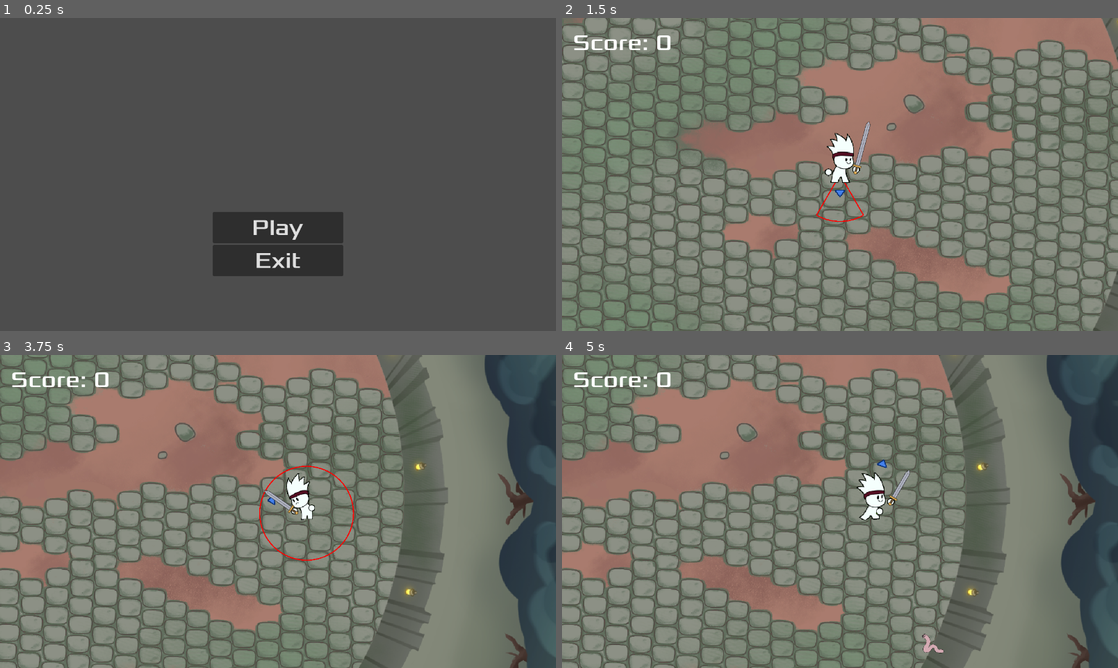
Above: before the commit, frames 1-4 (two rows, left to right).
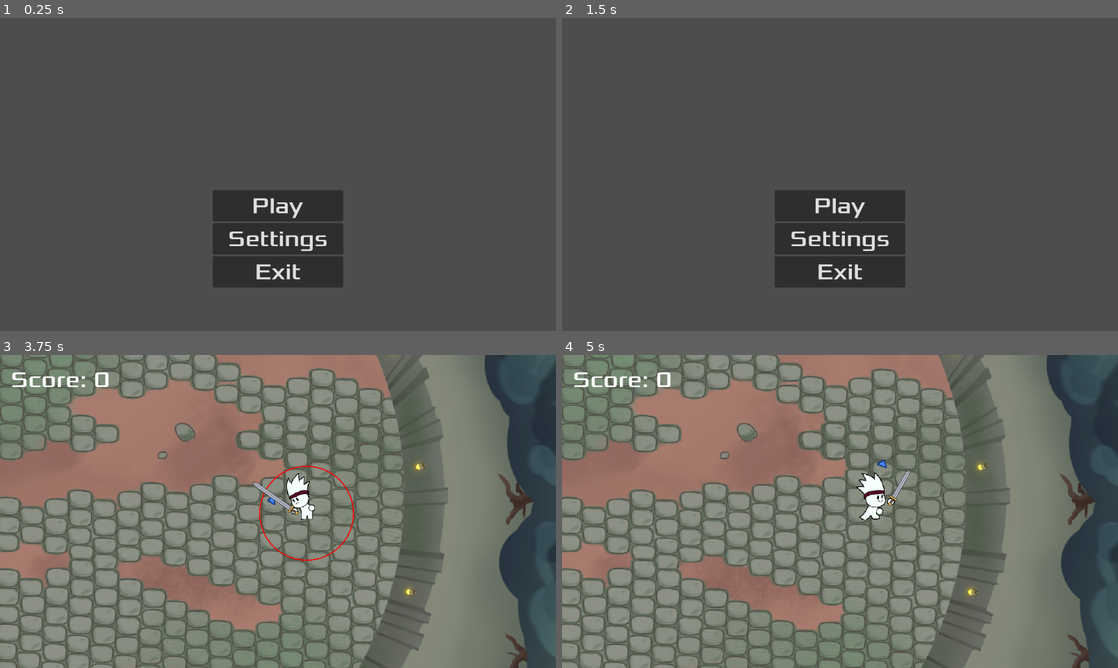
Above: after the commit, the same moments.

Repository: freddder/GMTK_Jam_2024
Game: Godot game, scene res://scenes/main_menu.tscn
Two runs of this game, one before a commit and one after it. Both use one fixed random seed, a clock stepped at 60 frames per second and the inputs below. Sound files missing from this copy of the repository are replaced by a short silence.
Inputs (mouse positions are in pixels of both pictures, inside the frame that each line leads up to):
- Up to frame 1 (0.25 s): no input
- Up to frame 2 (1.5 s): click (840, 240) at 0.5 s, where only the run after the commit has a clickable "Settings"; click (840, 224) at 1.25 s, where only the run after the commit has a clickable "Back"
- Up to frame 3 (3.75 s): click (278, 542) at 2 s, where only the run after the commit has a clickable "Play"; move the mouse to (400, 495) at 2.77 s; hold D (move_right) 2.78-3.53 s; hold Shift (dash) 2.78-3.53 s; move the mouse to (166, 527) at 3.52 s; hold S (move_down) from 3.53 s (still down); tap Space (heavy_attack) at 3.6 s
- Up to frame 4 (5 s): move the mouse to (895, 442) at 4.27 s; release S (move_down) at 4.28 s; hold D (move_right) from 4.28 s (still down); click (895, 442) at 4.35 s

The runs differ from the first frame. In frame 1, 3.5% of the frame differs, in the area x 38-62%, y 55-86%; in frame 2, 86%, in the area x 0-100%, y 0-100%; in frame 3, less than 0.1%; in frame 4, less than 0.1%.

Commit message:
settings menu with volume slider

Diff:
--- a/scenes/main_menu.tscn
+++ b/scenes/main_menu.tscn
@@ -1,7 +1,8 @@
-[gd_scene load_steps=6 format=3 uid="uid://d04rb4qsoiyfe"]
+[gd_scene load_steps=7 format=3 uid="uid://d04rb4qsoiyfe"]
 
 [ext_resource type="Script" path="res://scripts/main_menu.gd" id="1_e5ys8"]
 [ext_resource type="Theme" uid="uid://bkbdw0jadsuqp" path="res://content/ui/default_theme.tres" id="1_mnbn2"]
+[ext_resource type="PackedScene" uid="uid://b581mq5i0olgm" path="res://scenes/settings_menu.tscn" id="3_lrfn7"]
 [ext_resource type="AudioStream" uid="uid://yvp61qar4qc" path="res://music/intro-theme.wav" id="3_o4xmn"]
 
 [sub_resource type="InputEventAction" id="InputEventAction_ako2q"]
@@ -38,11 +39,19 @@
 text = "Play
 "
 
+[node name="SettingsButton" type="Button" parent="HUD/ButtonsContainer"]
+layout_mode = 2
+theme = ExtResource("1_mnbn2")
+text = "Settings
+"
+
 [node name="ExitButton" type="Button" parent="HUD/ButtonsContainer"]
 layout_mode = 2
 theme = ExtResource("1_mnbn2")
 text = "Exit
 "
+
+[node name="SettingsMenu" parent="." instance=ExtResource("3_lrfn7")]
 
 [node name="MenuTheme" type="AudioStreamPlayer" parent="."]
 stream = ExtResource("3_o4xmn")
@@ -50,4 +59,5 @@
 autoplay = true
 
 [connection signal="pressed" from="HUD/ButtonsContainer/PlayButton" to="." method="_on_play_button_pressed"]
+[connection signal="pressed" from="HUD/ButtonsContainer/SettingsButton" to="." method="_on_settings_button_pressed"]
 [connection signal="pressed" from="HUD/ButtonsContainer/ExitButton" to="." method="_on_exit_button_pressed"]
--- a/scenes/pause_menu.tscn
+++ b/scenes/pause_menu.tscn
@@ -1,12 +1,21 @@
-[gd_scene load_steps=4 format=3 uid="uid://brvq3ts54m1ep"]
+[gd_scene load_steps=5 format=3 uid="uid://brvq3ts54m1ep"]
 
 [ext_resource type="Script" path="res://scripts/pause_menu.gd" id="1_q243c"]
 [ext_resource type="Theme" uid="uid://bkbdw0jadsuqp" path="res://content/ui/default_theme.tres" id="2_d7j75"]
 [ext_resource type="Shortcut" uid="uid://ldicu5hglvp2" path="res://content/ui/default_button_shortcut.tres" id="3_nxt2r"]
+[ext_resource type="PackedScene" uid="uid://b581mq5i0olgm" path="res://scenes/settings_menu.tscn" id="4_bfene"]
 
 [node name="PauseMenu" type="CanvasLayer"]
 process_mode = 3
 script = ExtResource("1_q243c")
+
+[node name="ColorRect" type="ColorRect" parent="."]
+anchors_preset = 15
+anchor_right = 1.0
+anchor_bottom = 1.0
+grow_horizontal = 2
+grow_vertical = 2
+color = Color(0.145098, 0.145098, 0.145098, 0.407843)
 
 [node name="Label" type="Label" parent="."]
 anchors_preset = 8
@@ -46,10 +55,18 @@
 shortcut = ExtResource("3_nxt2r")
 text = "Resume"
 
+[node name="SettingsButton" type="Button" parent="VBoxContainer"]
+layout_mode = 2
+theme = ExtResource("2_d7j75")
+text = "Settings"
+
 [node name="QuitButton" type="Button" parent="VBoxContainer"]
 layout_mode = 2
 theme = ExtResource("2_d7j75")
 text = "Quit"
 
+[node name="SettingsMenu" parent="." instance=ExtResource("4_bfene")]
+
 [connection signal="pressed" from="VBoxContainer/ResumeButton" to="." method="_on_resume_button_pressed"]
+[connection signal="pressed" from="VBoxContainer/SettingsButton" to="." method="_on_settings_button_pressed"]
 [connection signal="pressed" from="VBoxContainer/QuitButton" to="." method="_on_quit_button_pressed"]
--- /dev/null
+++ b/scenes/settings_menu.tscn
@@ -0,0 +1,52 @@
+[gd_scene load_steps=3 format=3 uid="uid://b581mq5i0olgm"]
+
+[ext_resource type="Script" path="res://scripts/settings_menu.gd" id="1_2l747"]
+[ext_resource type="Theme" uid="uid://bkbdw0jadsuqp" path="res://content/ui/default_theme.tres" id="2_ncm81"]
+
+[node name="SettingsMenu" type="CanvasLayer"]
+script = ExtResource("1_2l747")
+
+[node name="ColorRect" type="ColorRect" parent="."]
+anchors_preset = 15
+anchor_right = 1.0
+anchor_bottom = 1.0
+grow_horizontal = 2
+grow_vertical = 2
+color = Color(0.145098, 0.145098, 0.145098, 0.407843)
+
+[node name="VBoxContainer" type="VBoxContainer" parent="."]
+anchors_preset = 8
+anchor_left = 0.5
+anchor_top = 0.5
+anchor_right = 0.5
+anchor_bottom = 0.5
+offset_left = -200.0
+offset_top = -10.0
+offset_right = 200.0
+offset_bottom = 150.0
+grow_horizontal = 2
+grow_vertical = 2
+
+[node name="Label" type="Label" parent="VBoxContainer"]
+layout_mode = 2
+size_flags_horizontal = 4
+theme = ExtResource("2_ncm81")
+text = "Volume"
+vertical_alignment = 1
+
+[node name="HSlider" type="HSlider" parent="VBoxContainer"]
+layout_mode = 2
+size_flags_vertical = 4
+max_value = 1.0
+step = 0.02
+value = 1.0
+
+[node name="Button" type="Button" parent="VBoxContainer"]
+layout_mode = 2
+size_flags_horizontal = 4
+size_flags_vertical = 4
+theme = ExtResource("2_ncm81")
+text = "Back"
+
+[connection signal="value_changed" from="VBoxContainer/HSlider" to="." method="_on_h_slider_value_changed"]
+[connection signal="pressed" from="VBoxContainer/Button" to="." method="_on_button_pressed"]
--- a/scripts/main_menu.gd
+++ b/scripts/main_menu.gd
@@ -1,9 +1,19 @@
 extends Node
+
+func _ready() -> void:
+	$SettingsMenu.hide()
 
 
 func _on_play_button_pressed() -> void:
 	get_tree().change_scene_to_file("res://scenes/main_level.tscn")
 
 
+func _on_settings_button_pressed() -> void:
+	$HUD.hide()
+	$SettingsMenu.show()
+	await $SettingsMenu.visibility_changed
+	$HUD.show()
+
+
 func _on_exit_button_pressed() -> void:
 	get_tree().quit()
--- a/scripts/pause_menu.gd
+++ b/scripts/pause_menu.gd
@@ -4,6 +4,7 @@
 
 func _ready() -> void:
 	hide()
+	$SettingsMenu.hide()
 
 
 func _input(event: InputEvent) -> void:
@@ -20,6 +21,14 @@
 	toggle_pause_game()
 
 
+func _on_settings_button_pressed() -> void:
+	hide()
+	$SettingsMenu.show()
+	await $SettingsMenu.visibility_changed
+	show()
+
+
 func _on_quit_button_pressed() -> void:
+	get_tree().call_group("enemy", "queue_free")
 	toggle_pause_game()
 	get_tree().change_scene_to_file("res://scenes/main_menu.tscn")
--- /dev/null
+++ b/scripts/settings_menu.gd
@@ -0,0 +1,17 @@
+extends CanvasLayer
+
+@export var min_volume_db: float = -30.0
+@export var max_volume_db: float = 0.0
+
+func _ready() -> void:
+	var slider_value := 1.0 - (AudioServer.get_bus_volume_db(0) / min_volume_db)
+	$VBoxContainer/HSlider.set_value_no_signal(slider_value)
+	AudioServer.set_bus_mute(0, slider_value == 0.0)
+
+
+func _on_button_pressed() -> void:
+	hide()
+
+func _on_h_slider_value_changed(value: float) -> void:
+	AudioServer.set_bus_volume_db(0, lerp(min_volume_db, max_volume_db, value))
+	AudioServer.set_bus_mute(0, value == 0.0)
